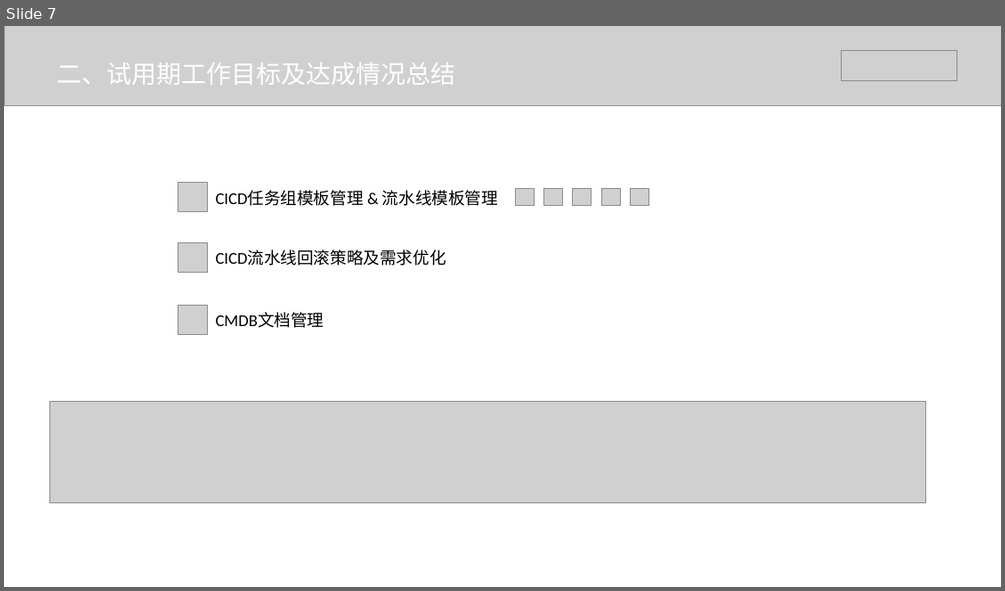
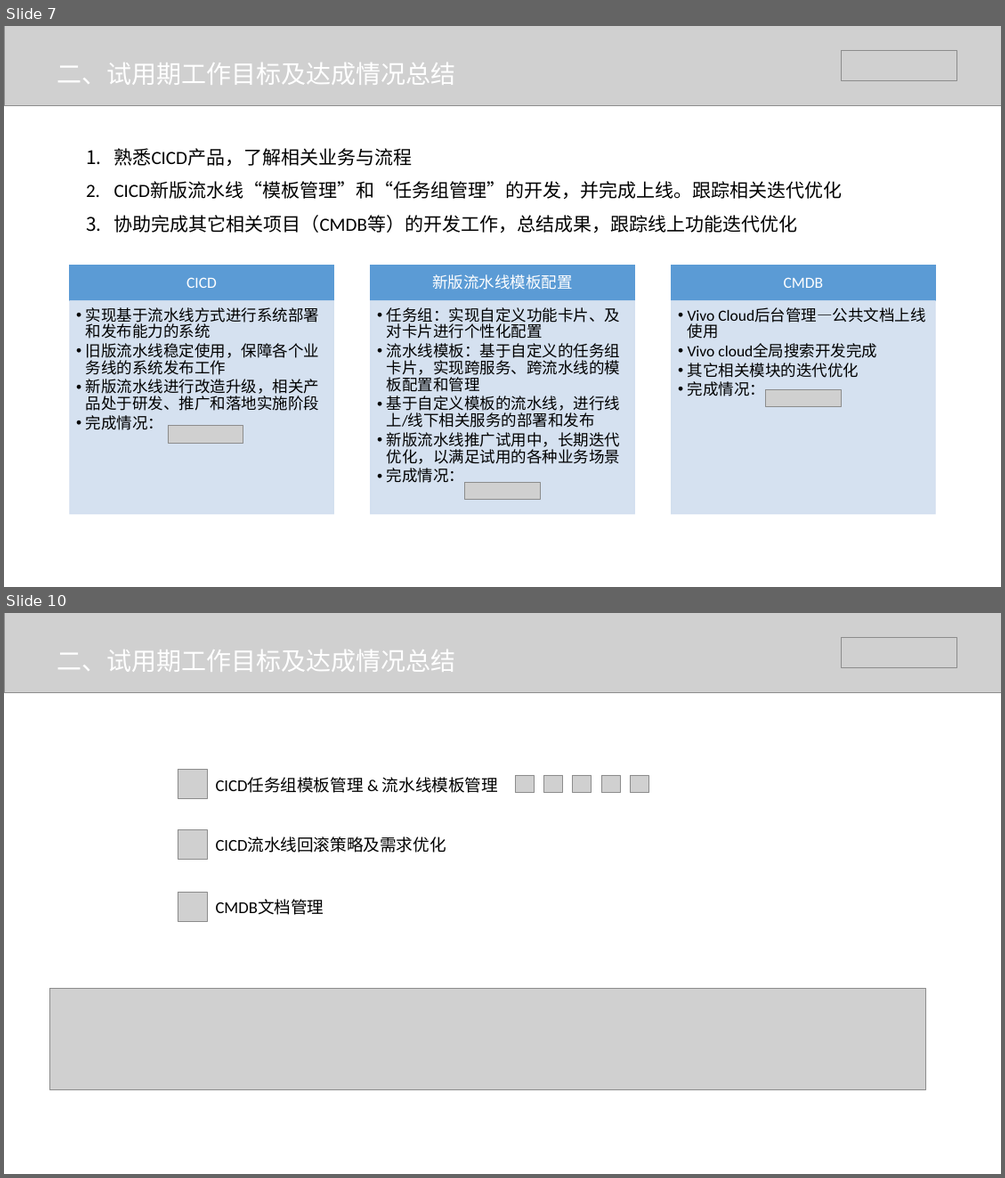
Before and after one commit to lvll-lll/get-get-climbing, a slide deck: doc/云平台部-吕利利转正答辩.pptx. Shown one above the other, each under a label of ours: slide 7 before the commit, slides 7 and 10 after it; the slides between them are not shown. The pictures are 1005x591 and 1005x1178 pixels, drawn with LibreOffice and Linux fonts; fonts in the diff are those of the drawing; grey boxes stand for pictures. Boxes give left, top, right and bottom in pixels: in the first picture for what was removed or moved away, otherwise in the second. Text is boxed around its words. In the diff, an @@ line names an element or a change of style, - is before the commit and + after.

```diff
--- a/doc/云平台部-吕利利转正答辩.pptx
+++ b/doc/云平台部-吕利利转正答辩.pptx
@@ slide 7 added at [4,26,1001,587], background #FFFFFF @@
@@ picture added at [4,26,1001,106] @@
@@ picture added at [841,51,956,81] @@
@@ text added at [57,62,456,85], 24 pt, text #FFFFFF @@
+二、试用期工作目标及达成情况总结
@@ text added at [114,148,842,232], 18 pt, text #000000 @@
+1. 熟悉CICD产品，了解相关业务与流程
+2. CICD新版流水线“模板管理”和“任务组管理”的开发，并完成上线。跟踪相关迭代优化
+3. 协助完成其它相关项目（CMDB等）的开发工作，总结成果，跟踪线上功能迭代优化
@@ group added at [70,265,936,514]: 6 rectangles, 6 texts @@
+CICD
+  • 实现基于流水线方式进行系统部署和发布能力的系统
+  • 旧版流水线稳定使用，保障各个业务线的系统发布工作
+  • 新版流水线进行改造升级，相关产品处于研发、推广和落地实施阶段
+  • 完成情况：
+新版流水线模板配置
+  • 任务组：实现自定义功能卡片、及对卡片进行个性化配置
+  • 流水线模板：基于自定义的任务组卡片，实现跨服务、跨流水线的模板配置和管理
+  • 基于自定义模板的流水线，进行线上/线下相关服务的部署和发布
+  • 新版流水线推广试用中，长期迭代优化，以满足试用的各种业务场景
+  • 完成情况：
+CMDB
+  • Vivo Cloud后台管理—公共文档上线使用
+  • Vivo cloud全局搜索开发完成
+  • 其它相关模块的迭代优化
+  • 完成情况：
@@ picture added at [765,389,841,407] @@
@@ picture added at [168,426,243,443] @@
@@ picture added at [465,483,540,499] @@
@@ what was slide 7 is now slide 10 @@
```
Also in this commit, not shown: 2 slides changed, 2 other slides added, 3 other files.
